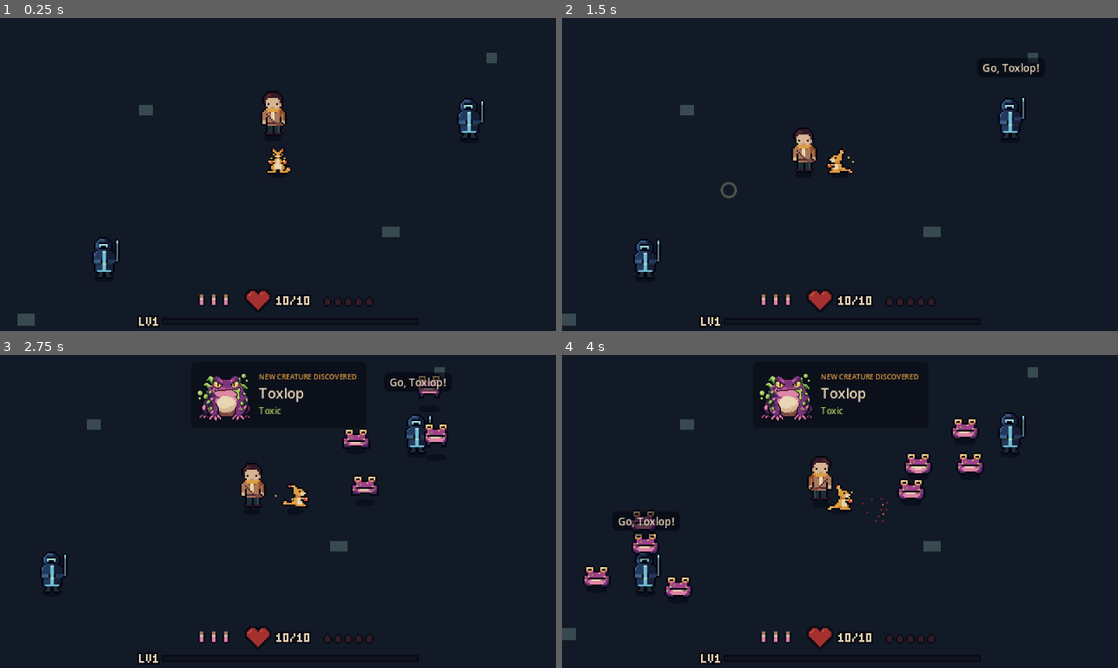
Above: before the commit, frames 1-4 (two rows, left to right).
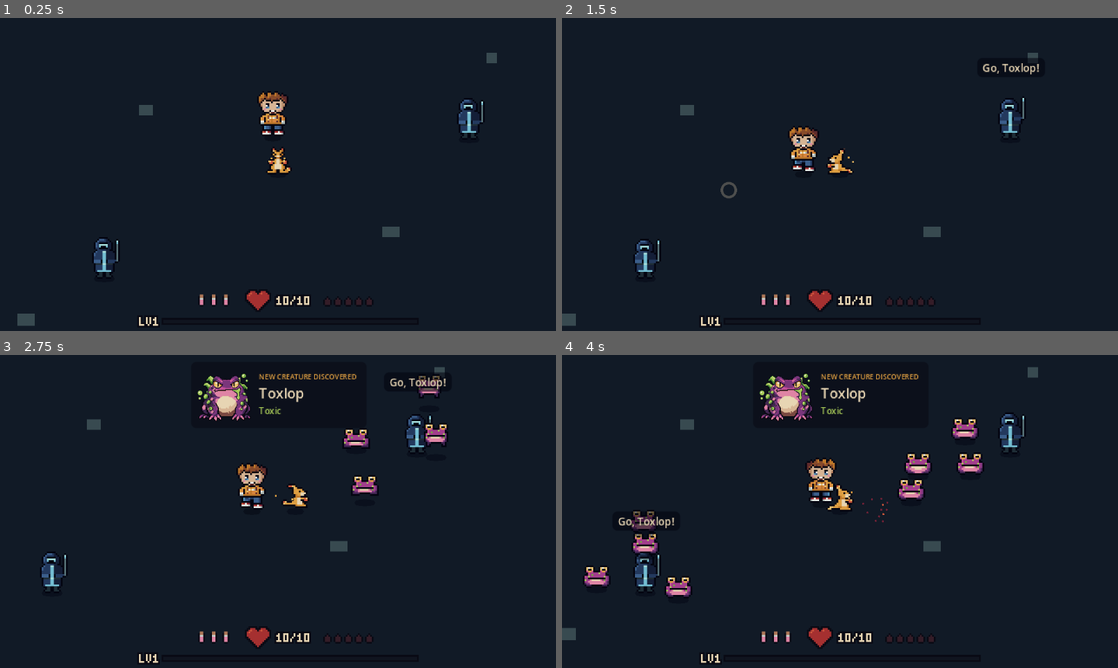
Above: after the commit, the same moments.

Repository: qmkDuran/my-own-art
Game: Godot game, scene res://scenes/main/main.tscn
Two runs of this game, one before a commit and one after it. Both use one fixed random seed, a clock stepped at 60 frames per second and the inputs below.
Inputs (mouse positions are in pixels of both pictures, inside the frame that each line leads up to):
- Up to frame 1 (0.25 s): no input
- Up to frame 2 (1.5 s): move the mouse to (962, 158) at 0.52 s; hold D (move_right) 0.53-1.25 s; hold Right mouse button (attack) 0.53-1.25 s; click (962, 158) at 0.67 s; drag from (728, 190) to (812, 237) at 1.27 s
- Up to frame 3 (2.75 s): move the mouse to (333, 442) at 2.02 s; press the mouse at (333, 442) at 2.03 s; hold D (move_right) from 2.03 s (still down)
- Up to frame 4 (4 s): release D (move_right) at 2.75 s; release the mouse at (895, 442) at 2.75 s; drag from (812, 574) to (673, 464) at 2.77 s; move the mouse to (1006, 558) at 3.52 s; hold A (move_left) from 3.53 s (still down); hold Right mouse button (attack) from 3.53 s (still down)

The runs differ from the first frame. In frame 1, 0.5% of the frame differs, in the area x 46-52%, y 23-38%; in frame 2, 0.5%; in frame 3, 0.5%; in frame 4, 0.5%, in the area x 44-50%, y 32-47%.

Commit message:
Customisable trainer: layered, recolourable sprite + parked customiser
- New trainer kit (18x28): body, 3 hair styles, 2 tops, bottoms, shoes;
  idle (2 frames) and walk (4 frames) for every layer.
- Palette-swap shader recolours each layer from grey/skin key ramps to
  Apollo presets (data/trainer/presets.json) in one pass.
- LayeredTrainerSprite keeps the layers in sync; the trainer walks while
  following Emberoo, idles when standing, and flips to face its direction.
- TrainerLook resource. Default: chestnut hair, ember-orange top, navy
  trousers, deep-red shoes.
- Trainer customisation screen built but parked (nothing opens it yet).

Tested in Godot 4.7.2: no errors; idle and walk checked on screen.

Co-Authored-By: Claude Opus 5.5 <noreply@anthropic.com>
Claude-Session: https://claude.ai/code/session_01YABBJVPWvaqtn34m5VQVCp

Diff:
--- /dev/null
+++ b/data/trainer/presets.json
@@ -0,0 +1,91 @@
+{
+  "key": {
+    "recolour_greys": {
+      "light": "#c7cfcc",
+      "mid": "#819796",
+      "dark": "#394a50"
+    },
+    "skin": {
+      "light": "#d7b594",
+      "mid": "#c09473",
+      "dark": "#ad7757"
+    },
+    "outline": "#090a14"
+  },
+  "outfit": {
+    "ember_orange": [
+      "#de9e41",
+      "#da863e",
+      "#be772b"
+    ],
+    "deep_red": [
+      "#cf573c",
+      "#a53030",
+      "#752438"
+    ],
+    "teal": [
+      "#a4dddb",
+      "#73bed3",
+      "#4f8fba"
+    ],
+    "plum": [
+      "#a23e8c",
+      "#7a367b",
+      "#402751"
+    ],
+    "olive": [
+      "#a8ca58",
+      "#75a743",
+      "#468232"
+    ],
+    "navy": [
+      "#4f8fba",
+      "#3c5e8b",
+      "#253a5e"
+    ]
+  },
+  "hair": {
+    "midnight": [
+      "#3c5e8b",
+      "#253a5e",
+      "#172038"
+    ],
+    "chestnut": [
+      "#be772b",
+      "#884b2b",
+      "#602c2c"
+    ],
+    "sunny_blonde": [
+      "#e8c170",
+      "#de9e41",
+      "#be772b"
+    ],
+    "crimson": [
+      "#cf573c",
+      "#a53030",
+      "#752438"
+    ]
+  },
+  "skin": {
+    "fair": [
+      "#e7d5b3",
+      "#d7b594",
+      "#c09473"
+    ],
+    "warm": [
+      "#d7b594",
+      "#c09473",
+      "#ad7757"
+    ],
+    "tan": [
+      "#c09473",
+      "#ad7757",
+      "#884b2b"
+    ],
+    "deep": [
+      "#ad7757",
+      "#7a4841",
+      "#4d2b32"
+    ]
+  }
+}
--- /dev/null
+++ b/scenes/companions/layered_trainer_sprite.tscn
@@ -0,0 +1,21 @@
+[gd_scene load_steps=2 format=3]
+
+[ext_resource type="Script" path="res://scripts/companions/layered_trainer_sprite.gd" id="1_layers"]
+
+[node name="LayeredTrainerSprite" type="Node2D"]
+script = ExtResource("1_layers")
+
+[node name="Body" type="AnimatedSprite2D" parent="."]
+texture_filter = 1
+
+[node name="Bottom" type="AnimatedSprite2D" parent="."]
+texture_filter = 1
+
+[node name="Shoes" type="AnimatedSprite2D" parent="."]
+texture_filter = 1
+
+[node name="Top" type="AnimatedSprite2D" parent="."]
+texture_filter = 1
+
+[node name="Hair" type="AnimatedSprite2D" parent="."]
+texture_filter = 1
--- a/scenes/companions/trainer.tscn
+++ b/scenes/companions/trainer.tscn
@@ -1,7 +1,7 @@
 [gd_scene load_steps=4 format=3]
 
 [ext_resource type="Script" path="res://scripts/companions/trainer.gd" id="1_trainer"]
-[ext_resource type="Texture2D" path="res://art/trainer/trainer_front.png" id="2_sprite"]
+[ext_resource type="PackedScene" path="res://scenes/companions/layered_trainer_sprite.tscn" id="2_sprite"]
 [ext_resource type="PackedScene" path="res://scenes/companions/tonic_toss.tscn" id="3_tonic"]
 
 [node name="Trainer" type="Node2D"]
@@ -13,6 +13,5 @@
 color = Color(0.035, 0.039, 0.078, 0.45)
 polygon = PackedVector2Array(-5, 0, -4, -1.5, 0, -2, 4, -1.5, 5, 0, 4, 1.5, 0, 2, -4, 1.5)
 
-[node name="Sprite" type="Sprite2D" parent="."]
+[node name="Sprite" parent="." instance=ExtResource("2_sprite")]
 position = Vector2(0, -14)
-texture = ExtResource("2_sprite")
--- /dev/null
+++ b/scenes/ui/trainer_customizer.tscn
@@ -0,0 +1,72 @@
+[gd_scene load_steps=3 format=3]
+
+[ext_resource type="Script" path="res://scripts/ui/trainer_customizer.gd" id="1_customizer"]
+[ext_resource type="PackedScene" path="res://scenes/companions/layered_trainer_sprite.tscn" id="2_preview"]
+
+[node name="TrainerCustomizer" type="Control"]
+layout_mode = 3
+anchors_preset = 15
+anchor_right = 1.0
+anchor_bottom = 1.0
+grow_horizontal = 2
+grow_vertical = 2
+script = ExtResource("1_customizer")
+
+[node name="Background" type="ColorRect" parent="."]
+unique_name_in_owner = true
+layout_mode = 1
+anchors_preset = 15
+anchor_right = 1.0
+anchor_bottom = 1.0
+grow_horizontal = 2
+grow_vertical = 2
+
+[node name="Title" type="Label" parent="."]
+layout_mode = 0
+offset_left = 16.0
+offset_top = 6.0
+offset_right = 304.0
+offset_bottom = 20.0
+theme_override_font_sizes/font_size = 10
+text = "Your Trainer"
+
+[node name="PreviewFrame" type="Panel" parent="."]
+unique_name_in_owner = true
+layout_mode = 0
+offset_left = 16.0
+offset_top = 24.0
+offset_right = 104.0
+offset_bottom = 148.0
+
+[node name="Preview" parent="PreviewFrame" instance=ExtResource("2_preview")]
+unique_name_in_owner = true
+position = Vector2(44, 62)
+scale = Vector2(4, 4)
+
+[node name="Pickers" type="VBoxContainer" parent="."]
+unique_name_in_owner = true
+layout_mode = 0
+offset_left = 116.0
+offset_top = 26.0
+offset_right = 304.0
+offset_bottom = 146.0
+theme_override_constants/separation = 3
+
+[node name="Buttons" type="HBoxContainer" parent="."]
+layout_mode = 0
+offset_left = 116.0
+offset_top = 154.0
+offset_right = 304.0
+offset_bottom = 168.0
+theme_override_constants/separation = 6
+alignment = 2
+
+[node name="RandomizeButton" type="Button" parent="Buttons"]
+unique_name_in_owner = true
+layout_mode = 2
+text = "Randomize"
+
+[node name="DoneButton" type="Button" parent="Buttons"]
+unique_name_in_owner = true
+layout_mode = 2
+text = "Done"
--- /dev/null
+++ b/scripts/companions/layered_trainer_sprite.gd
@@ -0,0 +1,115 @@
+class_name LayeredTrainerSprite
+extends Node2D
+## The trainer drawn from the layered kit: body, bottom, shoes, top and hair,
+## each its own AnimatedSprite2D with its own palette-swap material.
+##
+## Every layer plays the same animation ("idle" or "walk") at the same speed, so they
+## stay in step. Call `apply_look` to change styles and colours at any time.
+
+const SHEET_FOLDER := "res://art/trainer/kit"
+const FRAME_SIZE := Vector2i(18, 28)
+const IDLE_SECONDS_PER_FRAME := 1.0 / 3.0
+const WALK_SECONDS_PER_FRAME := 1.0 / 8.0
+const PALETTE_SWAP := preload("res://scripts/shaders/palette_swap.gdshader")
+
+## SpriteFrames already built, by layer sheet name (e.g. "hair_2"); shared by every trainer.
+static var _frames_by_layer: Dictionary = {}
+
+## The look to wear when the scene starts; the default look if left empty.
+@export var look: TrainerLook
+
+var _animation: StringName = &"idle"
+
+@onready var _body: AnimatedSprite2D = $Body
+@onready var _bottom: AnimatedSprite2D = $Bottom
+@onready var _shoes: AnimatedSprite2D = $Shoes
+@onready var _top: AnimatedSprite2D = $Top
+@onready var _hair: AnimatedSprite2D = $Hair
+
+
+func _ready() -> void:
+	for layer in _layers():
+		layer.material = _new_palette_material()
+	apply_look(look if look != null else TrainerLook.new())
+
+
+## Dresses the trainer: picks each layer's sheet and recolours it.
+func apply_look(new_look: TrainerLook) -> void:
+	look = new_look
+	var grey_key := TrainerPresets.grey_key()
+	_dress(_body, "body", TrainerPresets.skin_key(), _ramp(TrainerPresets.SKIN, look.skin_ramp))
+	_dress(_bottom, "bottom_1", grey_key, _ramp(TrainerPresets.OUTFIT, look.bottom_ramp))
+	_dress(_shoes, "shoes_1", grey_key, _ramp(TrainerPresets.OUTFIT, look.shoes_ramp))
+	_dress(_top, "top_%d" % (look.top_style + 1), grey_key, _ramp(TrainerPresets.OUTFIT, look.top_ramp))
+	_dress(_hair, "hair_%d" % (look.hair_style + 1), grey_key, _ramp(TrainerPresets.HAIR, look.hair_ramp))
+	_keep_layers_in_step()
+
+
+## Plays "idle" or "walk" on every layer together.
+func play(animation: StringName) -> void:
+	if animation == _animation:
+		return
+	_animation = animation
+	for layer in _layers():
+		layer.play(_animation)
+
+
+## Mirrors every layer, for walking left.
+func set_flipped(is_flipped: bool) -> void:
+	for layer in _layers():
+		layer.flip_h = is_flipped
+
+
+func _layers() -> Array[AnimatedSprite2D]:
+	return [_body, _bottom, _shoes, _top, _hair]
+
+
+func _dress(layer: AnimatedSprite2D, layer_name: String, key: PackedColorArray, target: PackedColorArray) -> void:
+	var frames := _frames_for(layer_name)
+	if layer.sprite_frames != frames:
+		layer.sprite_frames = frames
+	var swap_material := layer.material as ShaderMaterial
+	swap_material.set_shader_parameter("key_light", key[0])
+	swap_material.set_shader_parameter("key_mid", key[1])
+	swap_material.set_shader_parameter("key_dark", key[2])
+	swap_material.set_shader_parameter("target_light", target[0])
+	swap_material.set_shader_parameter("target_mid", target[1])
+	swap_material.set_shader_parameter("target_dark", target[2])
+
+
+## Restarts any swapped layer on the body's current frame, so it doesn't fall out of step.
+func _keep_layers_in_step() -> void:
+	var frame := _body.frame
+	var progress := _body.frame_progress
+	for layer in _layers():
+		layer.play(_animation)
+		layer.set_frame_and_progress(frame, progress)
+
+
+func _ramp(group: String, ramp_name: StringName) -> PackedColorArray:
+	return TrainerPresets.ramp(group, ramp_name)
+
+
+static func _new_palette_material() -> ShaderMaterial:
+	var swap_material := ShaderMaterial.new()
+	swap_material.shader = PALETTE_SWAP
+	return swap_material
+
+
+static func _frames_for(layer_name: String) -> SpriteFrames:
+	if not _frames_by_layer.has(layer_name):
+		_frames_by_layer[layer_name] = _build_frames(layer_name)
+	return _frames_by_layer[layer_name]
+
+
+static func _build_frames(layer_name: String) -> SpriteFrames:
+	var frames := SpriteFrames.new()
+	frames.remove_animation("default")
+	_add_animation(frames, layer_name, "idle", IDLE_SECONDS_PER_FRAME)
+	_add_animation(frames, layer_name, "walk", WALK_SECONDS_PER_FRAME)
+	return frames
+
+
+static func _add_animation(frames: SpriteFrames, layer_name: String, animation: String, seconds_per_frame: float) -> void:
+	var sheet: Texture2D = load("%s/%s_%s_sheet.png" % [SHEET_FOLDER, layer_name, animation])
+	SpriteSheetLoader.add_animation(frames, animation, sheet, [seconds_per_frame], true, FRAME_SIZE)
--- a/scripts/companions/trainer.gd
+++ b/scripts/companions/trainer.gd
@@ -12,17 +12,18 @@
 ## Beyond this distance the trainer hurries to catch up.
 @export var catch_up_distance: float = 70.0
 @export var tonic_scene: PackedScene
+## How the trainer looks; the default look if left empty.
+@export var look: TrainerLook
 
 var _target: Node2D
-var _walk_time: float = 0.0
 
-@onready var sprite: Sprite2D = $Sprite
-var _sprite_rest: Vector2
+@onready var sprite: LayeredTrainerSprite = $Sprite
 
 
 func _ready() -> void:
 	add_to_group("trainer")
-	_sprite_rest = sprite.position
+	if look != null:
+		sprite.apply_look(look)
 
 
 func _physics_process(delta: float) -> void:
@@ -36,8 +37,8 @@
 	if is_walking:
 		global_position += to_spot.normalized() * minf(distance, speed * delta)
 		if absf(to_spot.x) > 1.0:
-			sprite.flip_h = to_spot.x < 0.0
-	_bob(delta, is_walking)
+			sprite.set_flipped(to_spot.x < 0.0)
+	sprite.play(&"walk" if is_walking else &"idle")
 
 
 ## Throws a healing tonic at the creature; `on_land` runs when it arrives.
@@ -57,13 +58,3 @@
 	if _target.has_node("Facing"):
 		facing = (_target.get_node("Facing") as Facing).as_vector()
 	return _target.global_position - facing * follow_distance
-
-
-## A small walking bob (placeholder until the trainer has a walk animation).
-func _bob(delta: float, is_walking: bool) -> void:
-	if is_walking:
-		_walk_time += delta
-		sprite.position = _sprite_rest + Vector2(0, -roundf(absf(sin(_walk_time * 12.0))))
-	else:
-		_walk_time = 0.0
-		sprite.position = _sprite_rest
--- /dev/null
+++ b/scripts/companions/trainer_look.gd
@@ -0,0 +1,38 @@
+class_name TrainerLook
+extends Resource
+## How the trainer looks: which hair and top styles to wear, and which colour ramp
+## (a preset name from data/trainer/presets.json) each layer is recoloured with.
+##
+## The default look stays close to the original trainer: chestnut hair, an orange top
+## with the satchel strap (matching Emberoo), dark trousers and warm skin.
+
+const HAIR_STYLE_COUNT := 3
+const TOP_STYLE_COUNT := 2
+
+## Index of the hair style, 0 to HAIR_STYLE_COUNT - 1 (sheet "hair_<index + 1>").
+@export_range(0, HAIR_STYLE_COUNT - 1) var hair_style: int = 0
+## Index of the top style, 0 to TOP_STYLE_COUNT - 1 (sheet "top_<index + 1>").
+@export_range(0, TOP_STYLE_COUNT - 1) var top_style: int = 0
+## A "hair" preset.
+@export var hair_ramp: StringName = &"chestnut"
+## An "outfit" preset.
+@export var top_ramp: StringName = &"ember_orange"
+## An "outfit" preset.
+@export var bottom_ramp: StringName = &"navy"
+## An "outfit" preset.
+@export var shoes_ramp: StringName = &"deep_red"
+## A "skin" preset.
+@export var skin_ramp: StringName = &"warm"
+
+
+## A look with every choice picked at random.
+static func random() -> TrainerLook:
+	var look := TrainerLook.new()
+	look.hair_style = randi() % HAIR_STYLE_COUNT
+	look.top_style = randi() % TOP_STYLE_COUNT
+	look.hair_ramp = TrainerPresets.ramp_names(TrainerPresets.HAIR).pick_random()
+	look.top_ramp = TrainerPresets.ramp_names(TrainerPresets.OUTFIT).pick_random()
+	look.bottom_ramp = TrainerPresets.ramp_names(TrainerPresets.OUTFIT).pick_random()
+	look.shoes_ramp = TrainerPresets.ramp_names(TrainerPresets.OUTFIT).pick_random()
+	look.skin_ramp = TrainerPresets.ramp_names(TrainerPresets.SKIN).pick_random()
+	return look
--- /dev/null
+++ b/scripts/companions/trainer_presets.gd
@@ -0,0 +1,58 @@
+class_name TrainerPresets
+extends RefCounted
+## The trainer kit's colour ramps and key colours, read from data/trainer/presets.json.
+##
+## Every ramp is three colours, light to dark. Hair, top, bottom and shoes layers are drawn
+## in the grey key ramp; the body is drawn in the skin key ramp. A palette-swap shader
+## turns each key ramp into the chosen ramp.
+
+const PRESETS_PATH := "res://data/trainer/presets.json"
+
+## Which group of ramps each kind of choice picks from.
+const HAIR := "hair"
+const OUTFIT := "outfit"
+const SKIN := "skin"
+
+static var _data: Dictionary = {}
+
+
+## Names of the ramps in a group ("hair", "outfit" or "skin"), in file order.
+static func ramp_names(group: String) -> Array[StringName]:
+	var names: Array[StringName] = []
+	for ramp_name: String in _presets()[group]:
+		names.append(StringName(ramp_name))
+	return names
+
+
+## The three colours (light, mid, dark) of one ramp.
+static func ramp(group: String, ramp_name: StringName) -> PackedColorArray:
+	return _to_colors(_presets()[group][String(ramp_name)])
+
+
+## The grey key ramp that hair and clothes are drawn in.
+static func grey_key() -> PackedColorArray:
+	return _key_ramp("recolour_greys")
+
+
+## The skin key ramp that the body is drawn in.
+static func skin_key() -> PackedColorArray:
+	return _key_ramp(SKIN)
+
+
+static func _key_ramp(key_name: String) -> PackedColorArray:
+	var key: Dictionary = _presets()["key"][key_name]
+	return _to_colors([key["light"], key["mid"], key["dark"]])
+
+
+static func _to_colors(hex_codes: Array) -> PackedColorArray:
+	var colors := PackedColorArray()
+	for hex_code: String in hex_codes:
+		colors.append(Color.html(hex_code))
+	return colors
+
+
+static func _presets() -> Dictionary:
+	if _data.is_empty():
+		var json: JSON = load(PRESETS_PATH)
+		_data = json.data
+	return _data
--- /dev/null
+++ b/scripts/shaders/palette_swap.gdshader
@@ -0,0 +1,39 @@
+// Palette swap: recolours three key colours into three target colours in one pass.
+// Every other colour (outlines, eyes, highlights) passes through untouched.
+// All three keys are matched against the original pixel, so a target that equals
+// another key (e.g. a skin ramp shifted by one step) is never swapped twice.
+shader_type canvas_item;
+
+uniform vec4 key_light = vec4(0.780, 0.812, 0.800, 1.0);
+uniform vec4 key_mid = vec4(0.506, 0.592, 0.588, 1.0);
+uniform vec4 key_dark = vec4(0.224, 0.290, 0.314, 1.0);
+uniform vec4 target_light = vec4(0.780, 0.812, 0.800, 1.0);
+uniform vec4 target_mid = vec4(0.506, 0.592, 0.588, 1.0);
+uniform vec4 target_dark = vec4(0.224, 0.290, 0.314, 1.0);
+// Largest per-channel difference that still counts as a match (about 5 of 255).
+uniform float tolerance = 0.02;
+
+// The node's modulate, kept so fades and flashes still work on swapped sprites.
+varying vec4 modulate;
+
+void vertex() {
+	modulate = COLOR;
+}
+
+bool matches(vec3 colour, vec4 key) {
+	vec3 difference = abs(colour - key.rgb);
+	return max(difference.r, max(difference.g, difference.b)) <= tolerance;
+}
+
+void fragment() {
+	vec4 original = texture(TEXTURE, UV);
+	vec3 swapped = original.rgb;
+	if (matches(original.rgb, key_light)) {
+		swapped = target_light.rgb;
+	} else if (matches(original.rgb, key_mid)) {
+		swapped = target_mid.rgb;
+	} else if (matches(original.rgb, key_dark)) {
+		swapped = target_dark.rgb;
+	}
+	COLOR = vec4(swapped, original.a) * modulate;
+}
--- /dev/null
+++ b/scripts/ui/trainer_customizer.gd
@@ -0,0 +1,145 @@
+class_name TrainerCustomizer
+extends Control
+## The trainer customisation screen: a big preview of the trainer, left/right pickers
+## for each style and colour, and Randomize and Done buttons.
+##
+## Parked for now: nothing in the game opens it yet. Done emits `look_chosen` with a copy
+## of the chosen look, for the new-game flow to hand to the Trainer.
+
+signal look_chosen(look: TrainerLook)
+
+const COLOR_BACKGROUND := Color(0.035, 0.039, 0.078)
+const COLOR_PANEL := Color(0.09, 0.125, 0.22)
+const COLOR_COAL := Color(0.063, 0.078, 0.122)
+const COLOR_CREAM := Color(0.906, 0.835, 0.702)
+const COLOR_GREY := Color(0.506, 0.592, 0.588)
+const COLOR_DIM := Color(0.224, 0.29, 0.314)
+const COLOR_ORANGE := Color(0.871, 0.62, 0.255)
+const FONT_SIZE := 8
+
+## The look being edited.
+var look := TrainerLook.new()
+## The label showing the current choice, by TrainerLook property name.
+var _value_labels: Dictionary = {}
+
+@onready var _background: ColorRect = %Background
+@onready var _preview_frame: Panel = %PreviewFrame
+@onready var _preview: LayeredTrainerSprite = %Preview
+@onready var _pickers: VBoxContainer = %Pickers
+@onready var _randomize_button: Button = %RandomizeButton
+@onready var _done_button: Button = %DoneButton
+
+
+func _ready() -> void:
+	theme = _build_theme()
+	_background.color = COLOR_BACKGROUND
+	_preview_frame.add_theme_stylebox_override("panel", _box(COLOR_PANEL, COLOR_DIM))
+	for picker: Dictionary in _picker_definitions():
+		_add_picker_row(picker)
+	_randomize_button.pressed.connect(_on_randomize_pressed)
+	_done_button.pressed.connect(_on_done_pressed)
+	_show_look()
+	_done_button.grab_focus()
+
+
+## Each picker: its label, the TrainerLook property it changes, and the choices in order.
+func _picker_definitions() -> Array[Dictionary]:
+	return [
+		{"label": "Hair", "property": "hair_style", "options": range(TrainerLook.HAIR_STYLE_COUNT)},
+		{"label": "Hair colour", "property": "hair_ramp", "options": TrainerPresets.ramp_names(TrainerPresets.HAIR)},
+		{"label": "Top", "property": "top_style", "options": range(TrainerLook.TOP_STYLE_COUNT)},
+		{"label": "Top colour", "property": "top_ramp", "options": TrainerPresets.ramp_names(TrainerPresets.OUTFIT)},
+		{"label": "Bottoms", "property": "bottom_ramp", "options": TrainerPresets.ramp_names(TrainerPresets.OUTFIT)},
+		{"label": "Shoes", "property": "shoes_ramp", "options": TrainerPresets.ramp_names(TrainerPresets.OUTFIT)},
+		{"label": "Skin", "property": "skin_ramp", "options": TrainerPresets.ramp_names(TrainerPresets.SKIN)},
+	]
+
+
+func _add_picker_row(picker: Dictionary) -> void:
+	var row := HBoxContainer.new()
+	row.add_theme_constant_override("separation", 3)
+	var name_label := _label(picker["label"], COLOR_GREY, 52)
+	var value_label := _label("", COLOR_CREAM, 64)
+	value_label.horizontal_alignment = HORIZONTAL_ALIGNMENT_CENTER
+	row.add_child(name_label)
+	row.add_child(_arrow_button("<", picker, -1))
+	row.add_child(value_label)
+	row.add_child(_arrow_button(">", picker, 1))
+	_pickers.add_child(row)
+	_value_labels[picker["property"]] = value_label
+
+
+func _arrow_button(text: String, picker: Dictionary, step: int) -> Button:
+	var button := Button.new()
+	button.text = text
+	button.custom_minimum_size = Vector2(13, 13)
+	button.pressed.connect(_step_choice.bind(picker, step))
+	return button
+
+
+func _label(text: String, color: Color, width: float) -> Label:
+	var label := Label.new()
+	label.text = text
+	label.custom_minimum_size.x = width
+	label.vertical_alignment = VERTICAL_ALIGNMENT_CENTER
+	label.add_theme_color_override("font_color", color)
+	return label
+
+
+## Moves one picker to its previous (-1) or next (+1) choice, wrapping around.
+func _step_choice(picker: Dictionary, step: int) -> void:
+	var options: Array = picker["options"]
+	var property: String = picker["property"]
+	var index := options.find(look.get(property))
+	look.set(property, options[wrapi(index + step, 0, options.size())])
+	_show_look()
+
+
+func _show_look() -> void:
+	_preview.apply_look(look)
+	for property: String in _value_labels:
+		(_value_labels[property] as Label).text = _choice_text(look.get(property))
+
+
+## Styles read "Style 1"; ramp names such as "sunny_blonde" read "Sunny Blonde".
+func _choice_text(choice: Variant) -> String:
+	if choice is int:
+		return "Style %d" % (choice + 1)
+	return String(choice).capitalize()
+
+
+func _on_randomize_pressed() -> void:
+	look = TrainerLook.random()
+	_show_look()
+
+
+func _on_done_pressed() -> void:
+	look_chosen.emit(look.duplicate())
+
+
+func _build_theme() -> Theme:
+	var ui_theme := Theme.new()
+	ui_theme.default_font_size = FONT_SIZE
+	ui_theme.set_color("font_color", "Label", COLOR_CREAM)
+	ui_theme.set_color("font_color", "Button", COLOR_CREAM)
+	ui_theme.set_color("font_hover_color", "Button", COLOR_ORANGE)
+	ui_theme.set_color("font_focus_color", "Button", COLOR_ORANGE)
+	ui_theme.set_color("font_pressed_color", "Button", COLOR_ORANGE)
+	ui_theme.set_stylebox("normal", "Button", _box(COLOR_COAL, COLOR_DIM))
+	ui_theme.set_stylebox("hover", "Button", _box(COLOR_COAL, COLOR_ORANGE))
+	ui_theme.set_stylebox("pressed", "Button", _box(COLOR_DIM, COLOR_ORANGE))
+	ui_theme.set_stylebox("focus", "Button", _box(Color.TRANSPARENT, COLOR_ORANGE))
+	return ui_theme
+
+
+func _box(fill: Color, border: Color) -> StyleBoxFlat:
+	var box := StyleBoxFlat.new()
+	box.bg_color = fill
+	box.border_color = border
+	box.set_border_width_all(1)
+	box.set_corner_radius_all(2)
+	box.content_margin_left = 3
+	box.content_margin_right = 3
+	box.content_margin_top = 0
+	box.content_margin_bottom = 0
+	return box
Binary file added: art/trainer/kit/body_idle_sheet.png
Not shown, added: art/trainer/kit/body_idle_sheet.png.import
Binary file added: art/trainer/kit/body_walk_sheet.png
Not shown, added: art/trainer/kit/body_walk_sheet.png.import
Binary file added: art/trainer/kit/bottom_1_idle_sheet.png
Not shown, added: art/trainer/kit/bottom_1_idle_sheet.png.import
Binary file added: art/trainer/kit/bottom_1_walk_sheet.png
Not shown, added: art/trainer/kit/bottom_1_walk_sheet.png.import
Binary file added: art/trainer/kit/hair_1_idle_sheet.png
Not shown, added: art/trainer/kit/hair_1_idle_sheet.png.import
Binary file added: art/trainer/kit/hair_1_walk_sheet.png
Not shown, added: art/trainer/kit/hair_1_walk_sheet.png.import
(and 26 more such lines)
